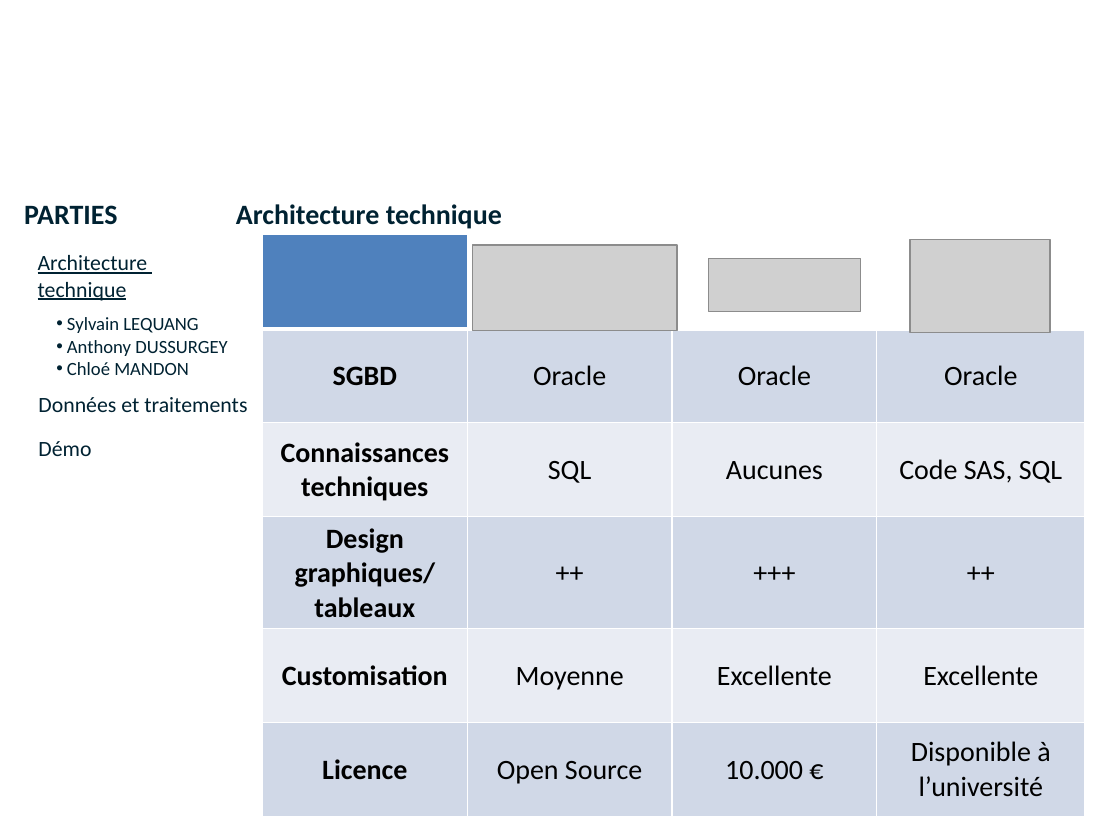
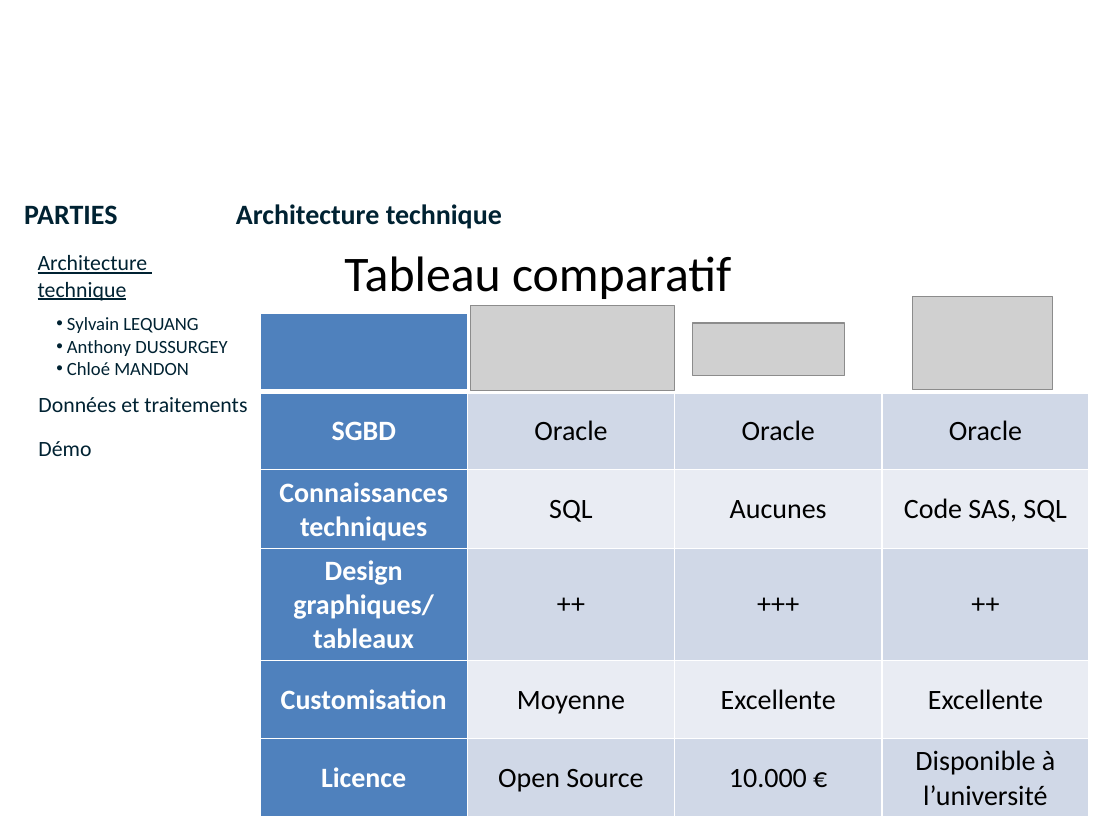
Before and after one commit to lobtec/dartiesgroupe2, a slide deck: slide 13 of PROJET/Soutenance Finale/slides_Architecture_Restitution.pptx. Drawn at 1120x840 pixels with LibreOffice and Linux fonts; fonts in the diff are those of the drawing; grey boxes stand for pictures; background and template pictures are left out. Boxes give left, top, right and bottom in pixels: in the first picture for what was removed or moved away, otherwise in the second. Text is boxed around its words. In the diff, an @@ line names an element or a change of style, - is before the commit and + after.

```diff
--- a/PROJET/Soutenance Finale/slides_Architecture_Restitution.pptx
+++ b/PROJET/Soutenance Finale/slides_Architecture_Restitution.pptx
@@ text added at (x1=344, y1=256, x2=731, y2=299), 32 pt, text #000000 @@
+  Tableau comparatif
@@ picture moved from (x1=911, y1=240, x2=1051, y2=333) to (x1=913, y1=297, x2=1053, y2=390) @@
@@ table at (x1=260, y1=314, x2=1089, y2=818) @@
@@ fill #D0D8E8 to #4F81BD in 3 cells @@
@@ fill #E9EDF4 to #4F81BD in 2 cells @@
@@ text colour #000000 to #FFFFFF in "SGBD", "Connaissances techniques", "Design graphiques/", "tableaux" and 2 more places @@
@@ table resized from (x1=262, y1=235, x2=1085, y2=816) to (x1=260, y1=314, x2=1089, y2=818) @@
@@ picture moved from (x1=473, y1=245, x2=678, y2=330) to (x1=470, y1=306, x2=675, y2=391) @@
@@ picture moved from (x1=709, y1=259, x2=861, y2=311) to (x1=692, y1=323, x2=844, y2=375) @@
```
Also in this commit, not shown: 1 other slide changed, 1 slide added, 1 slide removed.
